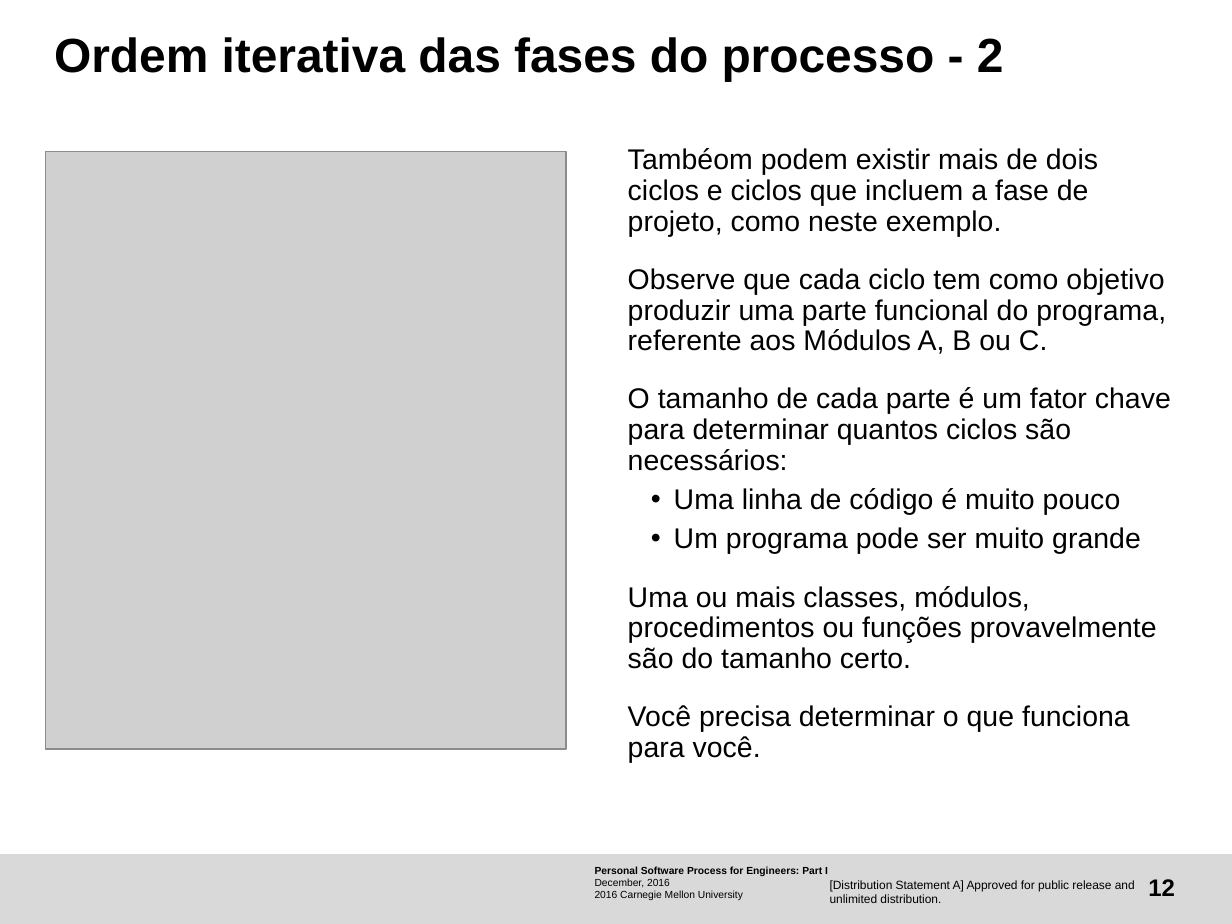
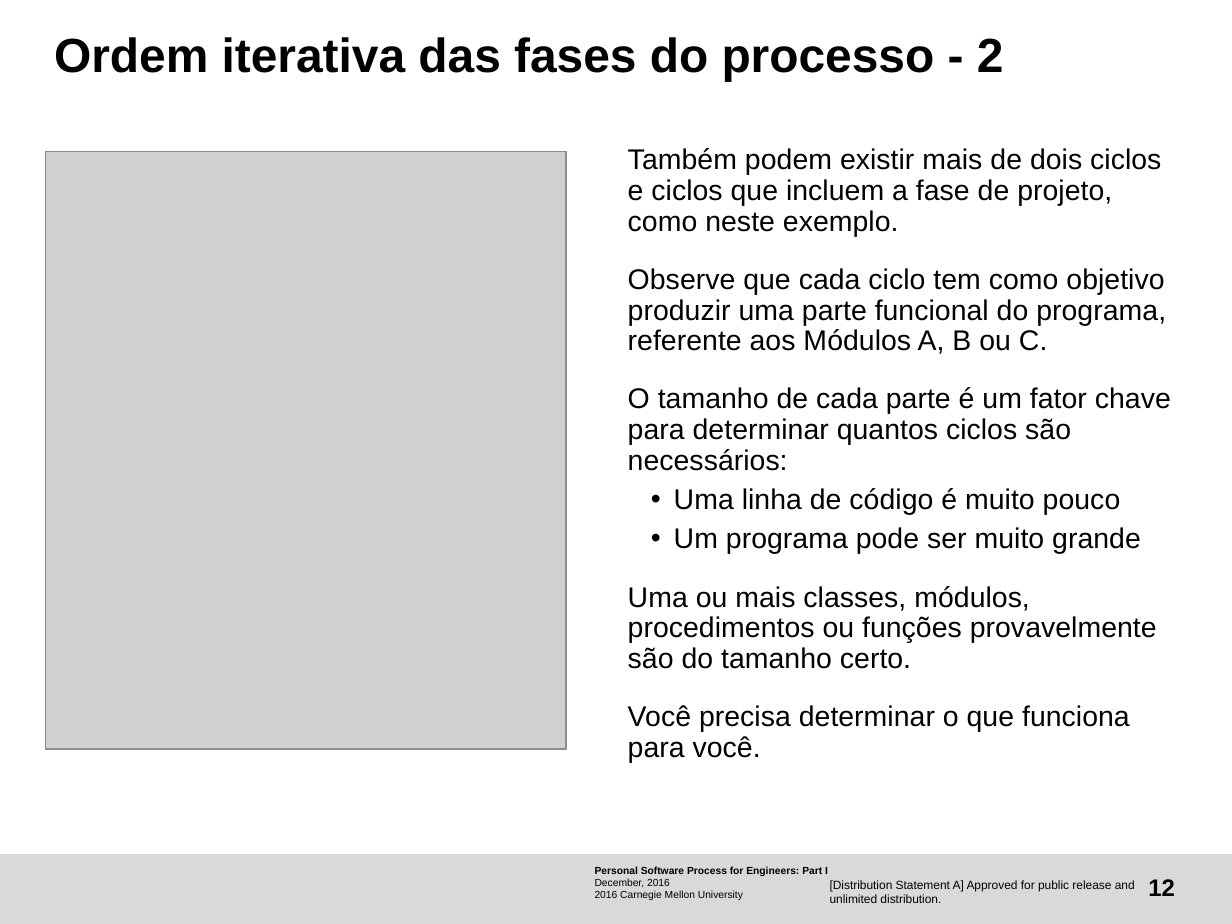
Before and after one commit to magsilva/psp-training, a slide deck: slide 12 of Activity-PSP0/Uso do PSP0.odp. Drawn at 1232x924 pixels with LibreOffice and Linux fonts; fonts in the diff are those of the drawing; grey boxes stand for pictures; background and template pictures are left out. Boxes give left, top, right and bottom in pixels: in the first picture for what was removed or moved away, otherwise in the second. Text is boxed around its words. In the diff, an @@ line names an element or a change of style, - is before the commit and + after.

```diff
--- a/Activity-PSP0/Uso do PSP0.odp
+++ b/Activity-PSP0/Uso do PSP0.odp
@@ text at [628,148,1161,236]: text changed @@
-Tambéom podem existir mais de dois ciclos e ciclos que incluem a fase de projeto, como neste exemplo.
+Também podem existir mais de dois ciclos e ciclos que incluem a fase de projeto, como neste exemplo.
```
Also in this commit, not shown: 3 other slides changed, 1 other file.
